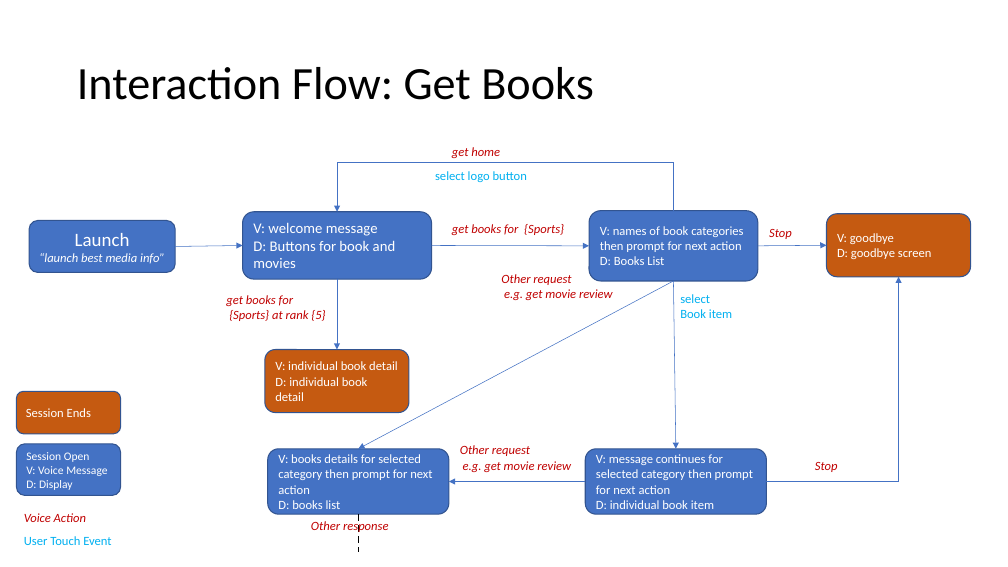
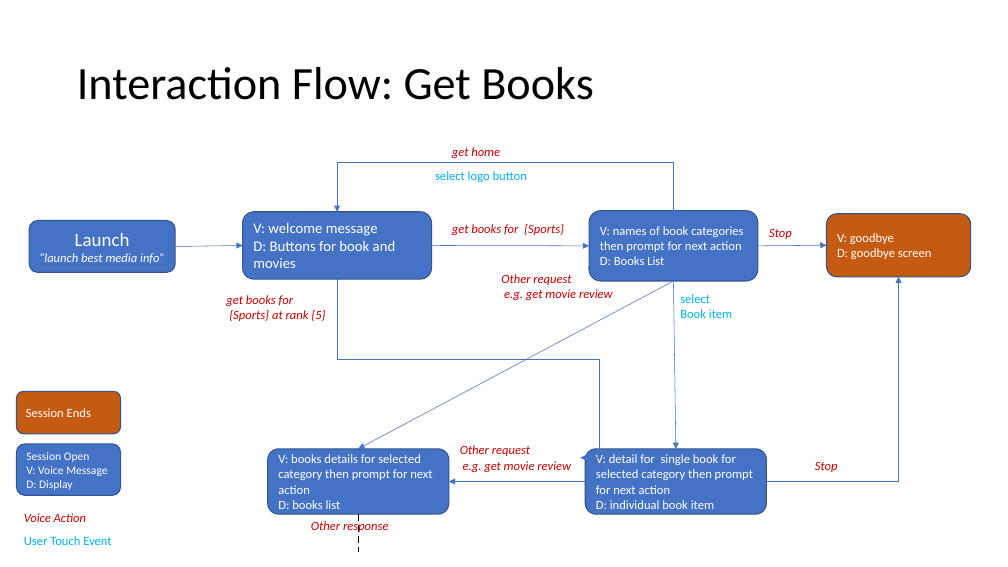
Before and after one commit to Kitemaker/best-books-and-movies, a slide deck: slide 4 of Best Media Info_Help_and_Test_Instructions.pptx. Drawn at 1008x567 pixels with LibreOffice and Linux fonts; fonts in the diff are those of the drawing. Boxes give left, top, right and bottom in pixels: in the first picture for what was removed or moved away, otherwise in the second. Text is boxed around its words. In the diff, an @@ line names an element or a change of style, - is before the commit and + after.

```diff
--- a/Best Media Info_Help_and_Test_Instructions.pptx
+++ b/Best Media Info_Help_and_Test_Instructions.pptx
@@ elbow arrow moved from (337, 279) - (337, 349) to (337, 279) - (581, 457) @@
@@ rounded rectangle removed at (265, 349, 409, 412) @@
-V: individual book detail
-D: individual book detail
@@ text in rounded rectangle at (596, 454, 753, 494): text changed @@
-V: message continues for selected category then prompt for next action
+V: detail for single book for selected category then prompt for next action
```
Also in this commit, not shown: 2 other files.
